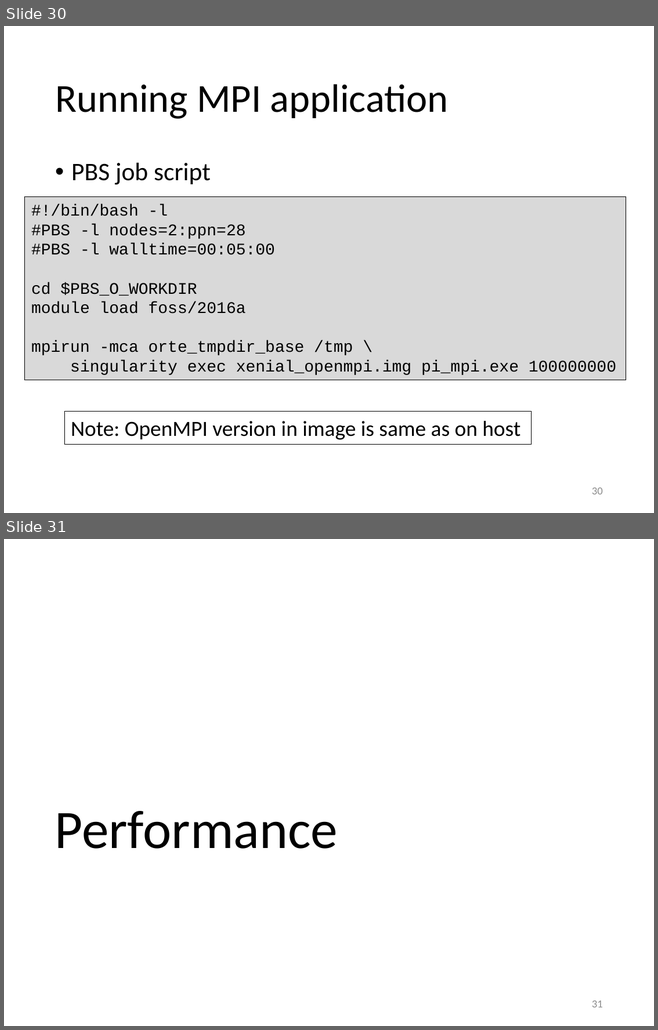
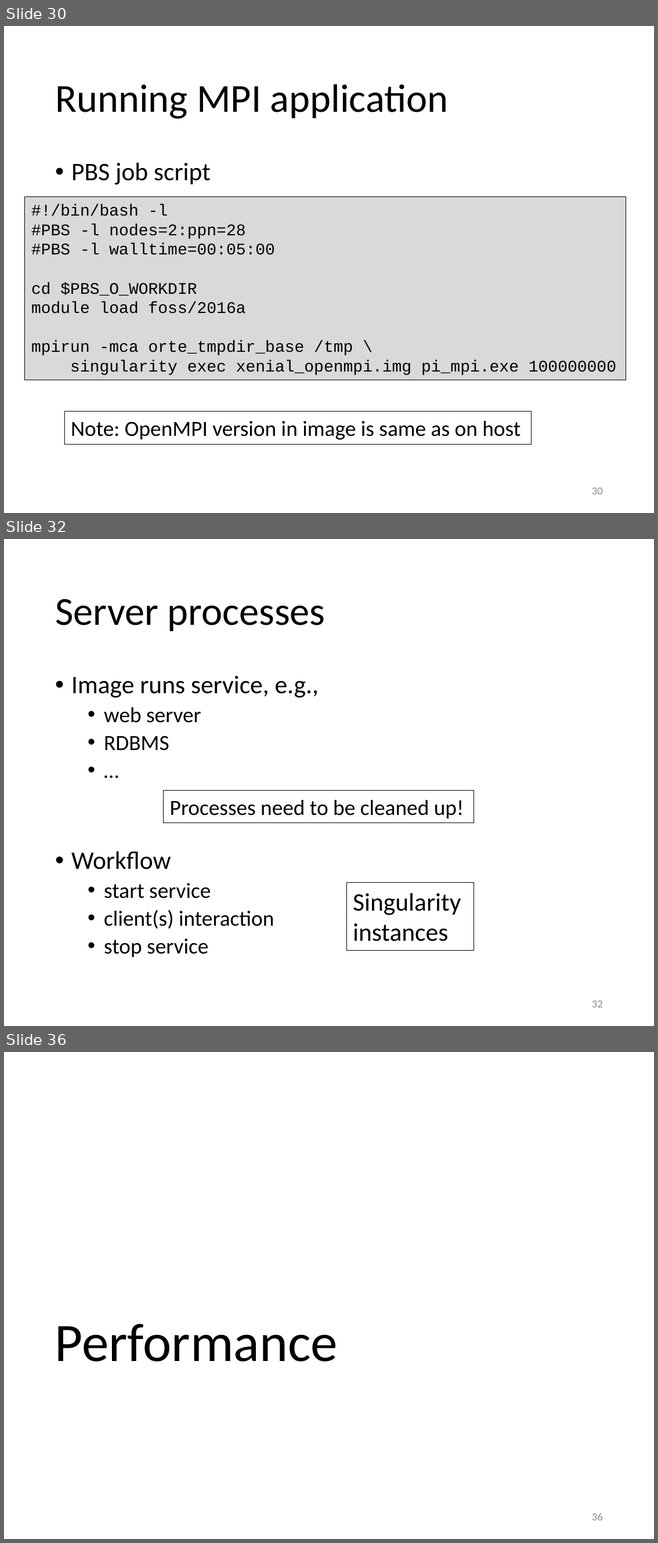
Before and after one commit to gjbex/training-material, a slide deck: Virtualization/singularity.pptx. Shown one above the other, each under a label of ours: slides 30 and 31 before the commit, slides 30, 32 and 36 after it; the slides between them are not shown. The pictures are 658x1030 and 658x1543 pixels, drawn with LibreOffice and Linux fonts; fonts in the diff are those of the drawing. Boxes give left, top, right and bottom in pixels: in the first picture for what was removed or moved away, otherwise in the second. Text is boxed around its words. In the diff, an @@ line names an element or a change of style, - is before the commit and + after.

Commit message:
Add section on services; updated documentation link

```diff
--- a/Virtualization/singularity.pptx
+++ b/Virtualization/singularity.pptx
@@ slide 32 added at (4, 539, 654, 1026), background #FFFFFF @@
@@ title added at (55, 599, 325, 631), 44 pt, text #000000 @@
+Server processes
@@ text added at (71, 676, 318, 957), 24 pt, text #000000 @@
+• Image runs service, e.g.,
+  • web server
+  • RDBMS
+  • …
+• Workflow
+  • start service
+  • client(s) interaction
+  • stop service
@@ rectangle added at (163, 790, 473, 823), outline #000000 0.75 pt, 24 pt, text #000000 @@
+Processes need to be cleaned up!
@@ rectangle added at (346, 882, 474, 950), outline #000000 0.75 pt, 28 pt, text #000000 @@
+Singularity instances
@@ page number added at (592, 1001, 603, 1008), 12 pt, text #8C8C8C @@
+32
@@ what was slide 31 is now slide 36 @@
@@ page number at (592, 1513, 603, 1521): text changed @@
-31
+36
```
Also in this commit, not shown: 1 slide changed, 4 other slides added.
